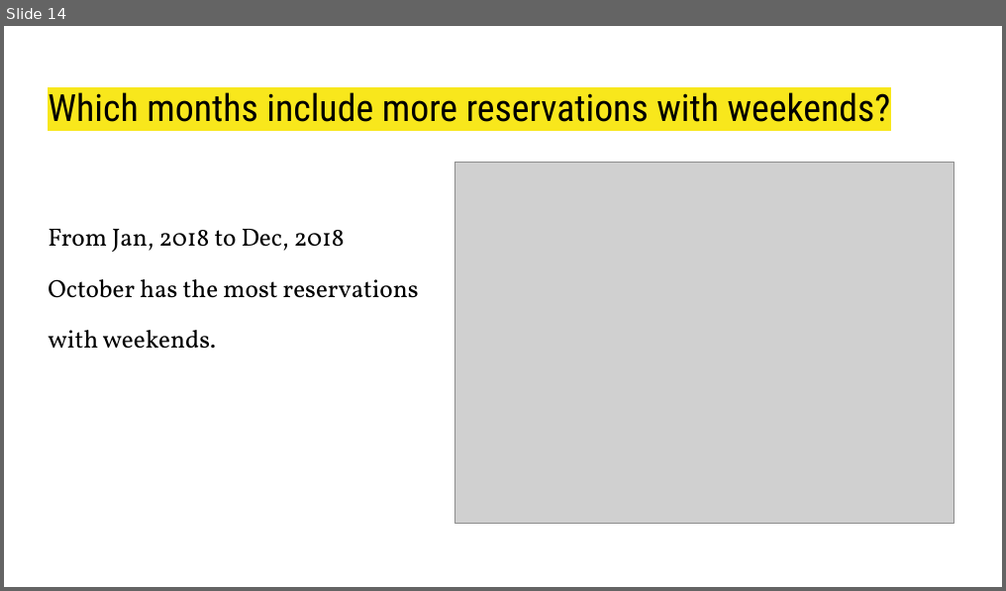
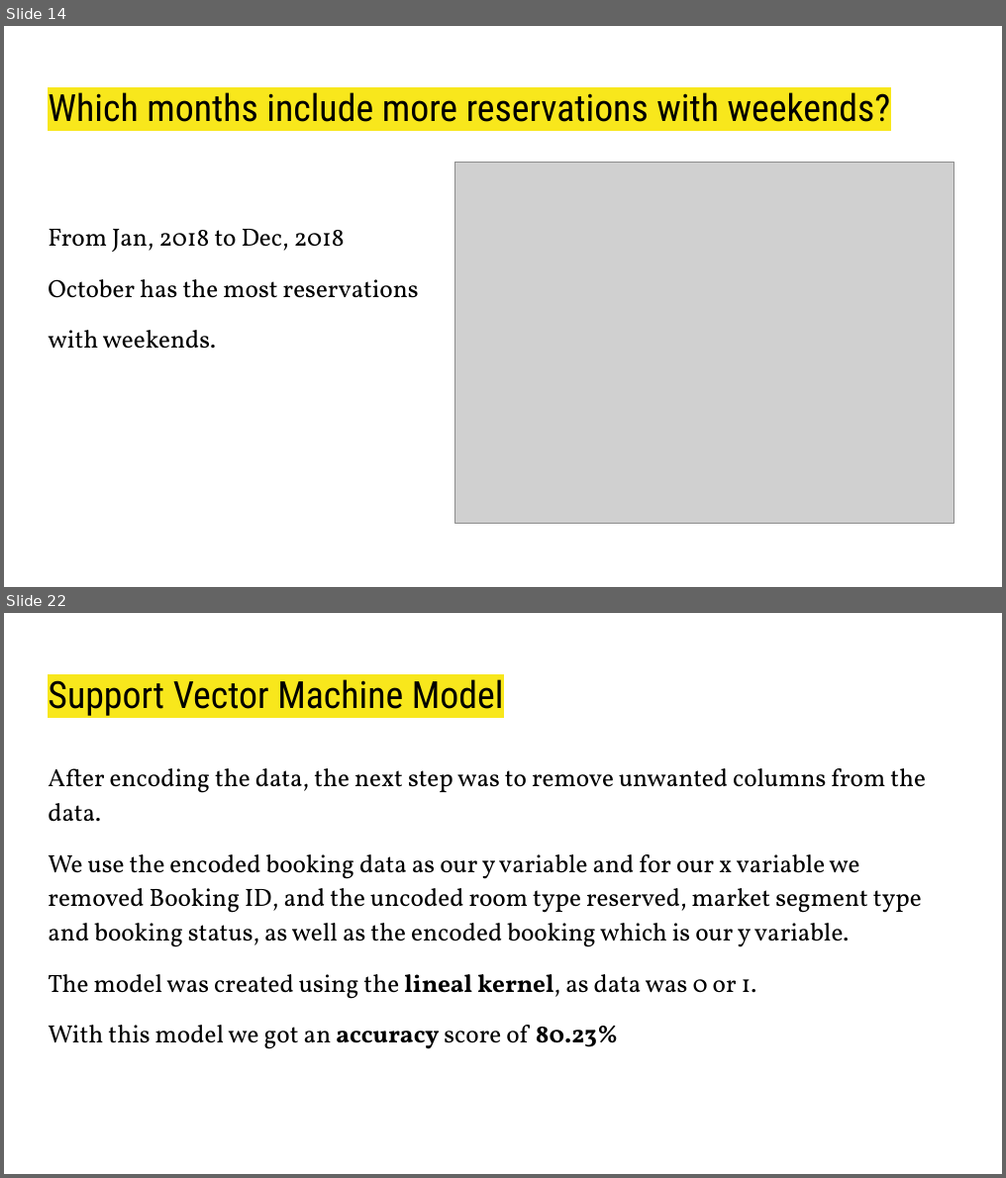
Before and after one commit to domivillacis/Hotel_reservations_analysis, a slide deck: Hotel_Reservations.pptx. Shown one above the other, each under a label of ours: slide 14 before the commit, slides 14 and 22 after it; the slides between them are not shown. The pictures are 1006x591 and 1006x1178 pixels, drawn with LibreOffice and Linux fonts; fonts in the diff are those of the drawing; grey boxes stand for pictures. Boxes give left, top, right and bottom in pixels: in the first picture for what was removed or moved away, otherwise in the second. Text is boxed around its words. In the diff, an @@ line names an element or a change of style, - is before the commit and + after.

```diff
--- a/Hotel_Reservations.pptx
+++ b/Hotel_Reservations.pptx
@@ slide 22 added at (4, 613, 1002, 1174), background #FFFFFF @@
@@ title added at (48, 679, 504, 716), 27 pt, text #000000 @@
+Support Vector Machine Model
@@ text added at (48, 768, 926, 1050), 18 pt, text #000000 @@
+After encoding the data, the next step was to remove unwanted columns from the data.
+We use the encoded booking data as our y variable and for our x variable we removed Booking ID, and the uncoded room type reserved, market segment type and booking status, as well as the encoded booking which is our y variable.
+The model was created using the lineal kernel, as data was 0 or 1.
+With this model we got an accuracy score of 80.23%
```
Also in this commit, not shown: 2 slides changed, 10 other slides added.
